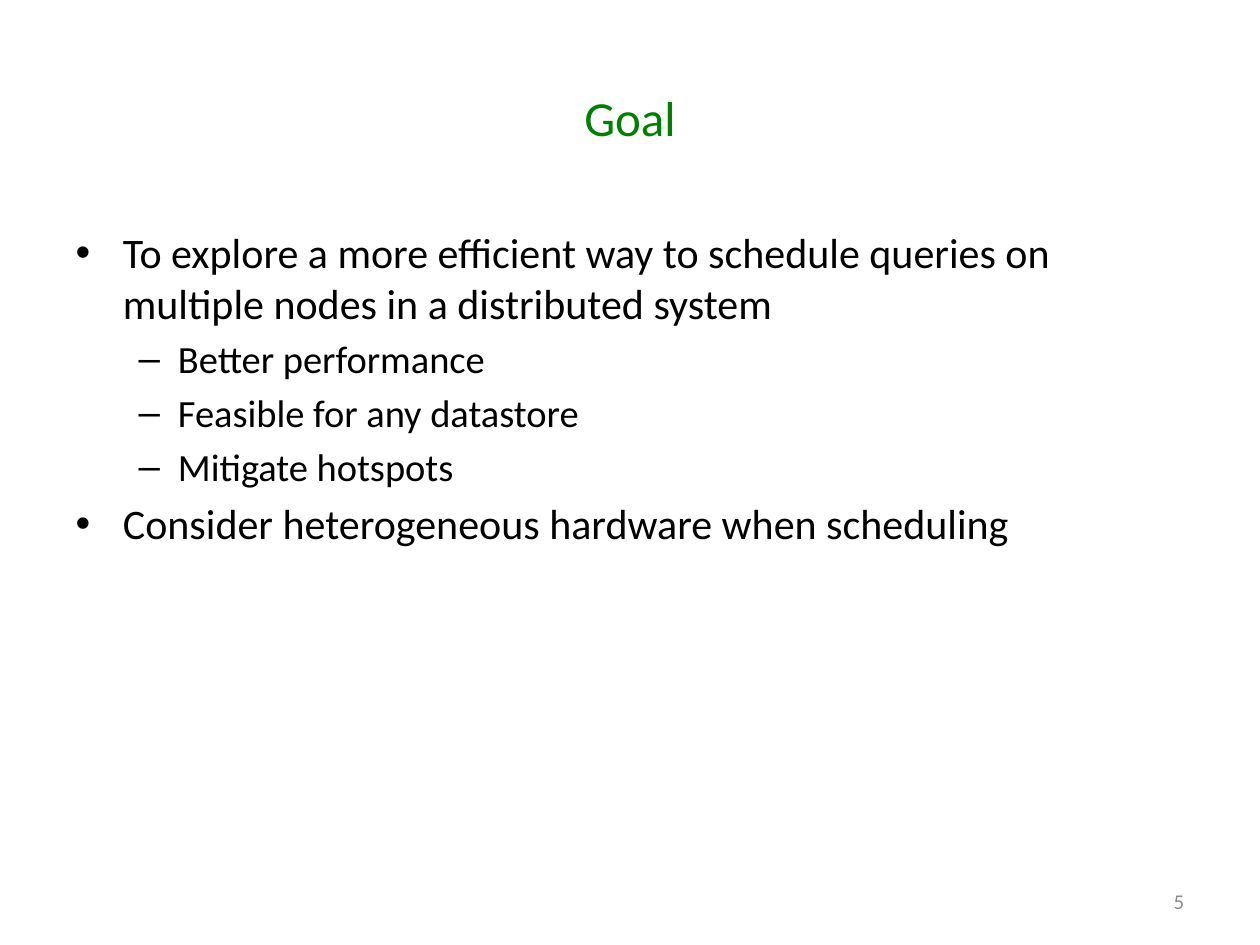
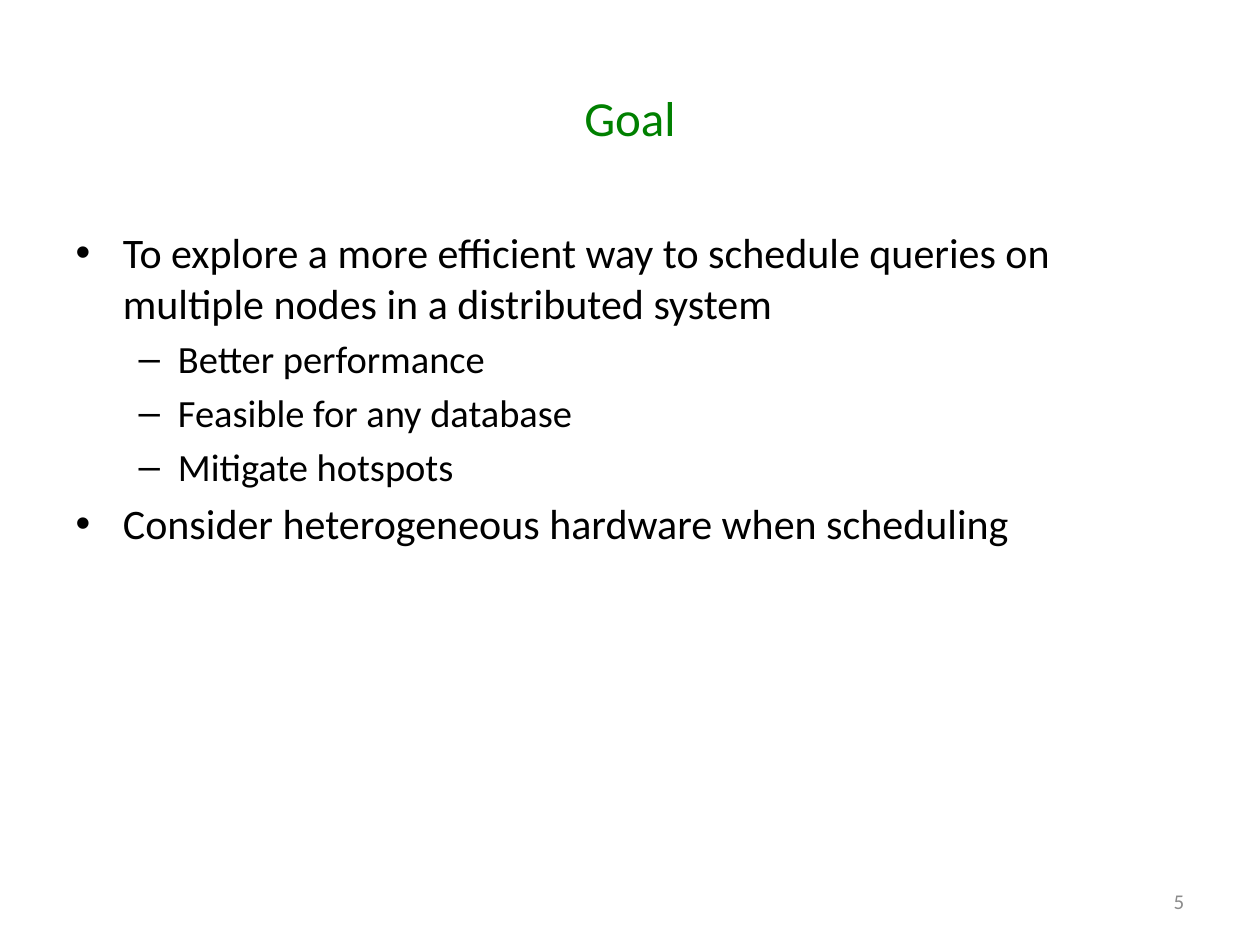
Before and after one commit to godares79/CS848-Project, a slide deck: slide 5 of PresentationSlides/Presentation.pptx. Drawn at 1260x945 pixels with LibreOffice and Linux fonts; fonts in the diff are those of the drawing. Boxes give left, top, right and bottom in pixels: in the first picture for what was removed or moved away, otherwise in the second. Text is boxed around its words. In the diff, an @@ line names an element or a change of style, - is before the commit and + after.

```diff
--- a/PresentationSlides/Presentation.pptx
+++ b/PresentationSlides/Presentation.pptx
@@ text at (x1=178, y1=400, x2=572, y2=434): text changed @@
-  – Feasible for any datastore
+  – Feasible for any database
```
Also in this commit, not shown: 1 other slide changed, 1 slide added, 1 slide removed.
